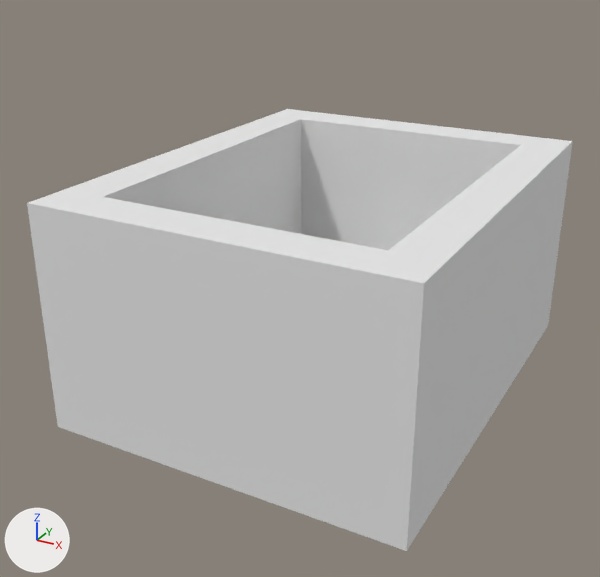
One commit to the Blender file models/object models/minecart.blend: the scene before it, then after it.
Before and after are seen from a 50 mm camera at (9.79, -19.71, 8.57) aimed at (-0.47, -1.04, -0.76). Every picture has the same lights, and +X, +Y and +Z are marked at lower left.

Names of what the first picture shows: 'Minecart'.
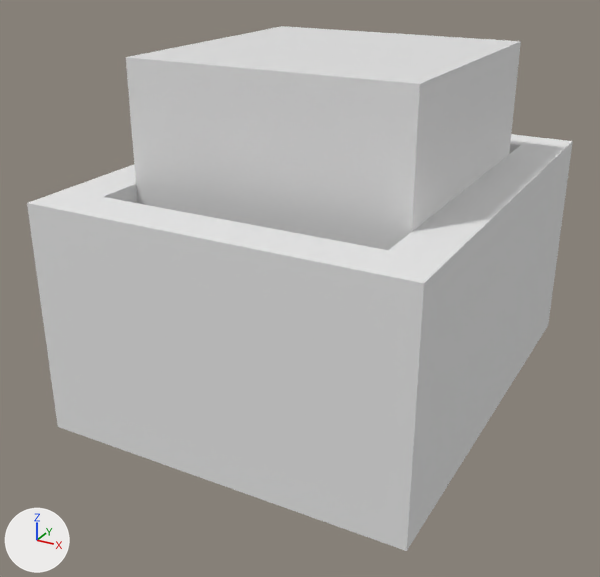
Boxes (x1, y1, x2, y2) around the edits, measured in the pictures (600 x 577 px):
```json
{"object": "Cube_2_front", "change": "added", "after": [126, 57, 420, 250]}
{"object": "Cube_0_top", "change": "added", "after": [128, 26, 520, 84]}
{"object": "Cube_4_left", "change": "added", "after": [411, 41, 521, 232]}
```

Scene script edits in JSON lines:
```json
{"op": "add", "block": "mat_furnace_front_off_png", "code": ["mat_furnace_front_off_png = principled_material('furnace_front_off.png')", "mat_furnace_front_off_png.base_color = (0.8, 0.8, 0.8)  # white #e7e7e7"]}
{"op": "add", "block": "mat_furnace_top_png", "code": ["mat_furnace_top_png = principled_material('furnace_top.png')", "mat_furnace_top_png.base_color = (0.8, 0.8, 0.8)  # white #e7e7e7"]}
{"op": "add", "block": "mat_furnace_side_png", "code": ["mat_furnace_side_png = principled_material('furnace_side.png')", "mat_furnace_side_png.base_color = (0.8, 0.8, 0.8)  # white #e7e7e7"]}
{"op": "add", "block": "me_cube", "code": ["me_cube = bpy.data.meshes.new('Cube')", "me_cube.from_pydata([(-1.0, -1.0, -1.0), (-1.0, -1.0, 1.0), (1.0, -1.0, -1.0), (1.0, -1.0, 1.0)], [], [(3, 1, 0, 2)])", "me_cube.materials.append(mat_furnace_front_off_png)  # its picture is missing"]}
{"op": "add", "block": "me_cube_003", "code": ["me_cube_003 = bpy.data.meshes.new('Cube.003')", "me_cube_003.from_pydata([(-1.0, -1.0, 1.0), (-1.0, 1.0, 1.0), (1.0, -1.0, 1.0), (1.0, 1.0, 1.0)], [], [(2, 3, 1, 0)])", "me_cube_003.materials.append(mat_furnace_top_png)  # its picture is missing"]}
{"op": "add", "block": "me_cube_004", "code": ["me_cube_004 = bpy.data.meshes.new('Cube.004')", "me_cube_004.from_pydata([(1.0, -1.0, -1.0), (1.0, -1.0, 1.0), (1.0, 1.0, -1.0), (1.0, 1.0, 1.0)], [], [(3, 1, 0, 2)])", "me_cube_004.materials.append(mat_furnace_side_png)  # its picture is missing"]}
{"op": "add", "block": "ob_cube_2_front", "code": ["ob_cube_2_front = bpy.data.objects.new('Cube_2_front', me_cube)", "ob_cube_2_front.location = (0.0, 0.0, 1.89)", "ob_cube_2_front.scale = (3.75, 3.75, 3.75)"]}
{"op": "add", "block": "ob_cube_0_top", "code": ["ob_cube_0_top = bpy.data.objects.new('Cube_0_top', me_cube_003)", "ob_cube_0_top.location = (0.0, 0.0, 1.89)", "ob_cube_0_top.scale = (3.75, 3.75, 3.75)"]}
{"op": "add", "block": "ob_cube_4_left", "code": ["ob_cube_4_left = bpy.data.objects.new('Cube_4_left', me_cube_004)", "ob_cube_4_left.location = (0.0, 0.0, 1.89)", "ob_cube_4_left.scale = (3.75, 3.75, 3.75)"]}
```
